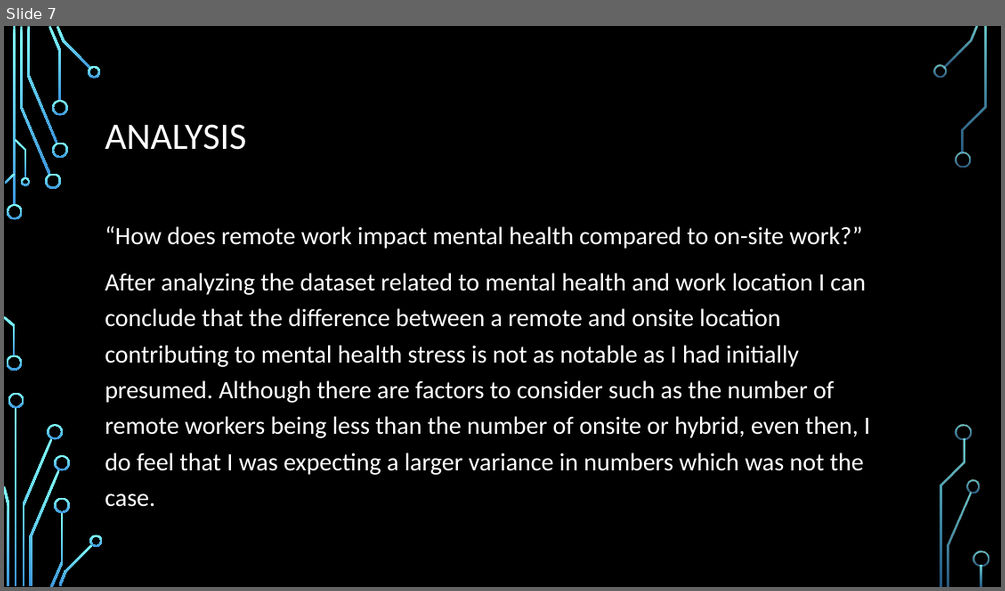
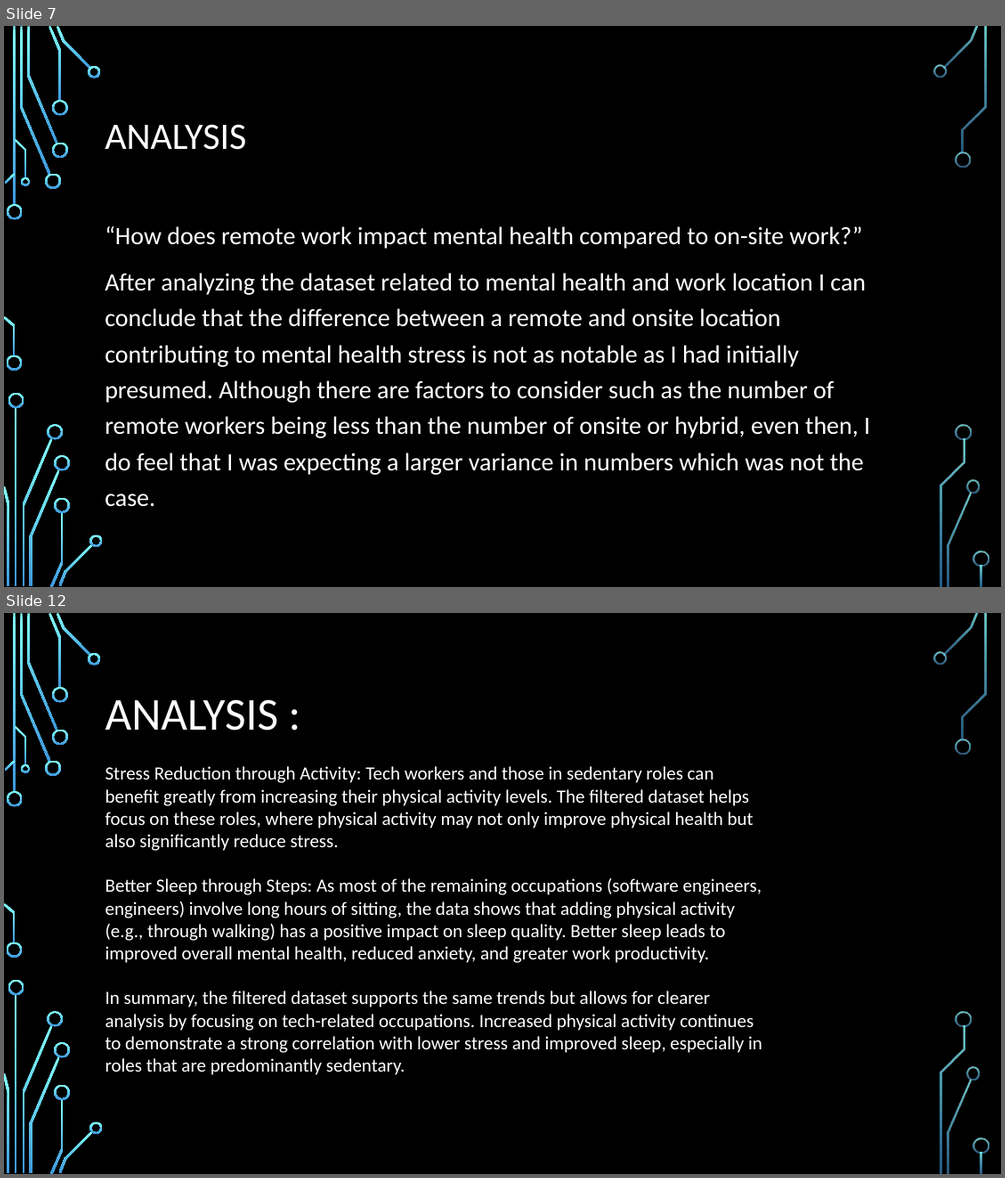
Before and after one commit to CaptDon71/Project-1-Research-Presentation, a slide deck: Ilsa-Presentation1.pptx. Shown one above the other, each under a label of ours: slide 7 before the commit, slides 7 and 12 after it; the slides between them are not shown. The pictures are 1005x591 and 1005x1178 pixels, drawn with LibreOffice and Linux fonts; fonts in the diff are those of the drawing; background and template pictures are left out. Boxes give left, top, right and bottom in pixels: in the first picture for what was removed or moved away, otherwise in the second. Text is boxed around its words. In the diff, an @@ line names an element or a change of style, - is before the commit and + after.

```diff
--- a/Ilsa-Presentation1.pptx
+++ b/Ilsa-Presentation1.pptx
@@ slide 12 added at [4,613,1001,1174], background picture (left out); not listed: 36 template elements that a slide beside it also shows @@
@@ text added at [105,699,762,1075], 18 pt, text #FFFFFF @@
+ANALYSIS :
+Stress Reduction through Activity: Tech workers and those in sedentary roles can benefit greatly from increasing their physical activity levels. The filtered dataset helps focus on these roles, where physical activity may not only improve physical health but also significantly reduce stress.
+Better Sleep through Steps: As most of the remaining occupations (software engineers, engineers) involve long hours of sitting, the data shows that adding physical activity (e.g., through walking) has a positive impact on sleep quality. Better sleep leads to improved overall mental health, reduced anxiety, and greater work productivity.
+In summary, the filtered dataset supports the same trends but allows for clearer analysis by focusing on tech-related occupations. Increased physical activity continues to demonstrate a strong correlation with lower stress and improved sleep, especially in roles that are predominantly sedentary.
```
Also in this commit, not shown: 4 other slides added.
